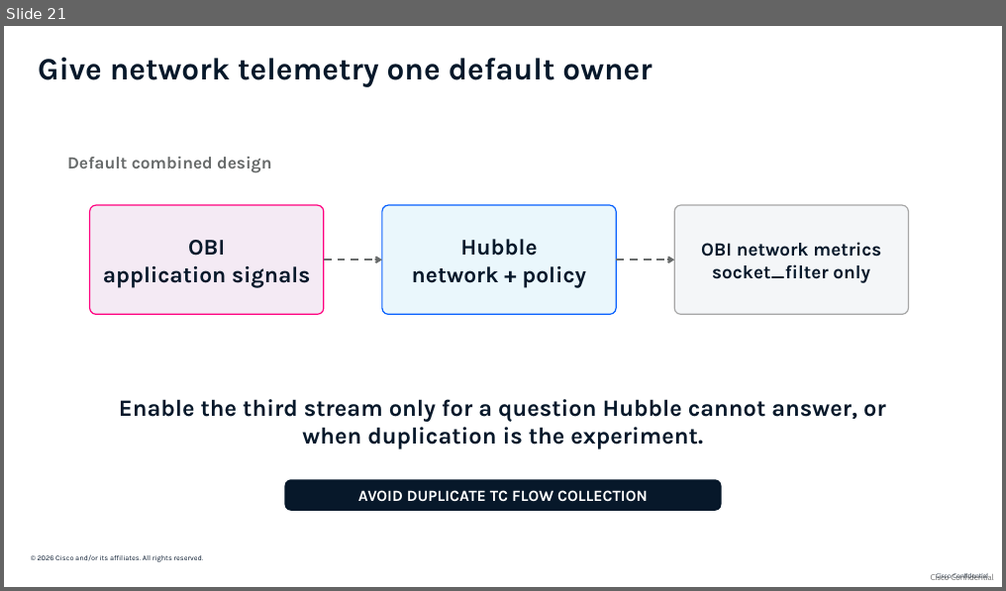
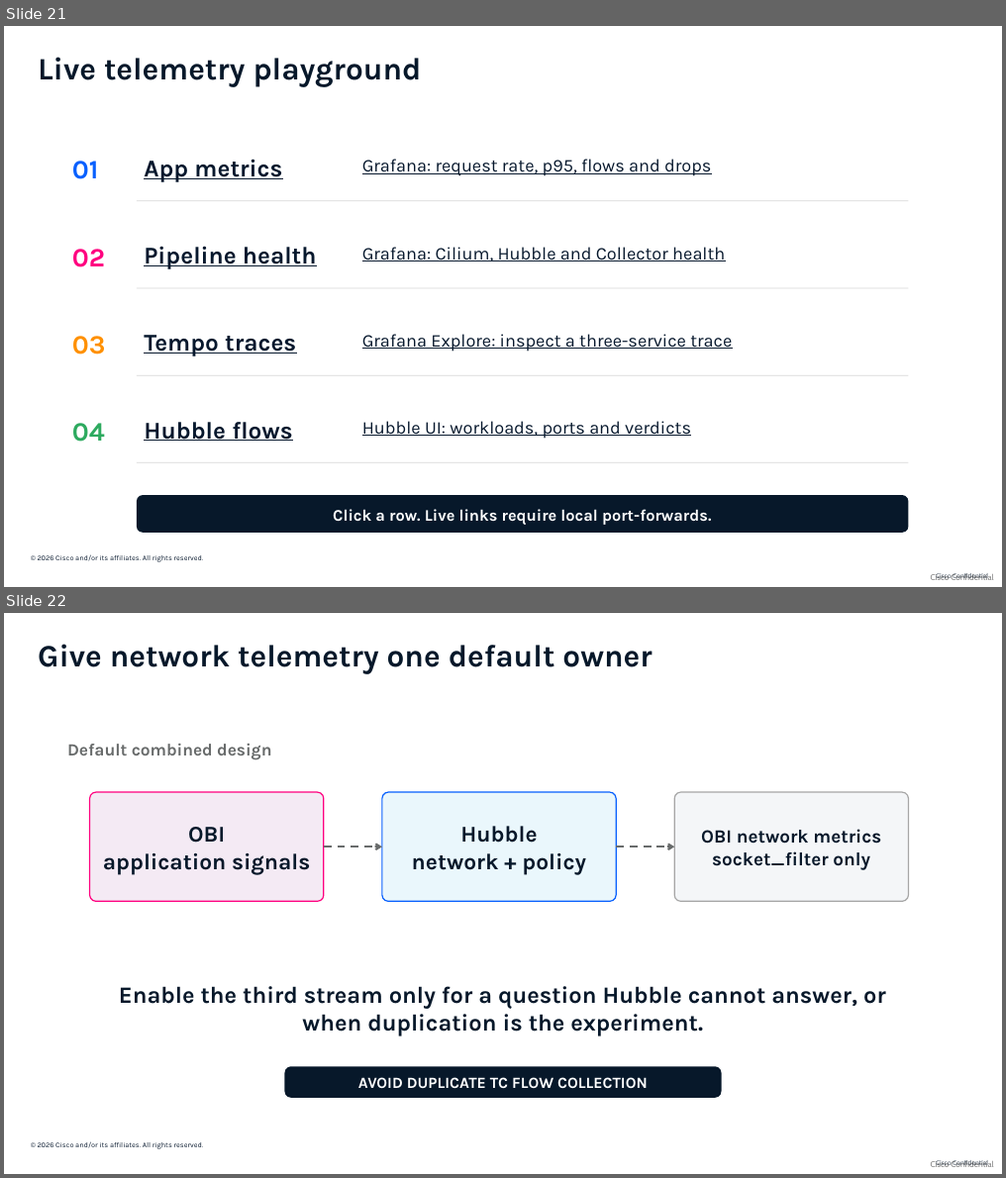
Before and after one commit to ajimenez1503/cilium-obi-demo, a slide deck: slides/cilium-obi-session-deck-latest.pptx. Shown one above the other, each under a label of ours: slide 21 before the commit, slides 21 and 22 after it. The pictures are 1006x591 and 1006x1178 pixels, drawn with LibreOffice and Linux fonts; fonts in the diff are those of the drawing; background and template pictures are left out. Boxes give left, top, right and bottom in pixels: in the first picture for what was removed or moved away, otherwise in the second. Text is boxed around its words. In the diff, an @@ line names an element or a change of style, - is before the commit and + after.

```diff
--- a/slides/cilium-obi-session-deck-latest.pptx
+++ b/slides/cilium-obi-session-deck-latest.pptx
@@ slide 21 added at box(4, 26, 1002, 587), background #FFFFFF; not listed: 3 template elements that a slide beside it also shows @@
@@ text added at box(38, 57, 422, 87), 30 pt, text #07182A, bold @@
+Live telemetry playground
@@ text added at box(72, 161, 98, 179), 25.5 pt, text #0860FE, bold @@
+01
@@ text added at box(144, 159, 282, 182), 23.2 pt, text #07182D, bold, underline @@
+App metrics
@@ text added at box(362, 159, 711, 176), 17.2 pt, text #07182D, underline @@
+Grafana: request rate, p95, flows and drops
@@ rectangle added at box(137, 200, 908, 201), fill #D6D6D6 @@
@@ text added at box(72, 249, 105, 268), 25.5 pt, text #FF007F, bold @@
+02
@@ text added at box(144, 246, 317, 270), 23.2 pt, text #07182D, bold, underline @@
+Pipeline health
@@ text added at box(362, 247, 725, 262), 17.2 pt, text #07182D, underline @@
+Grafana: Cilium, Hubble and Collector health
@@ rectangle added at box(137, 288, 908, 288), fill #D6D6D6 @@
@@ text added at box(72, 336, 106, 355), 25.5 pt, text #FF9000, bold @@
+03
@@ text added at box(144, 335, 296, 357), 23.2 pt, text #07182D, bold, underline @@
+Tempo traces
@@ text added at box(362, 334, 732, 352), 17.2 pt, text #07182D, underline @@
+Grafana Explore: inspect a three-service trace
@@ rectangle added at box(137, 375, 908, 376), fill #D6D6D6 @@
@@ text added at box(72, 423, 105, 442), 25.5 pt, text #2DAA5F, bold @@
+04
@@ text added at box(144, 422, 292, 441), 23.2 pt, text #07182D, bold, underline @@
+Hubble flows
@@ text added at box(362, 421, 691, 439), 17.2 pt, text #07182D, underline @@
+Hubble UI: workloads, ports and verdicts
@@ rectangle added at box(137, 463, 908, 464), fill #D6D6D6 @@
@@ rounded rectangle added at box(137, 495, 908, 533), fill #07182A @@
@@ text added at box(333, 509, 711, 525), 15.6 pt, text #FFFFFF, bold @@
+Click a row. Live links require local port-forwards.
@@ what was slide 21 is now slide 22 @@
```
Also in this commit, not shown: 2 slides changed, 3 other slides added, 2 slides removed.
